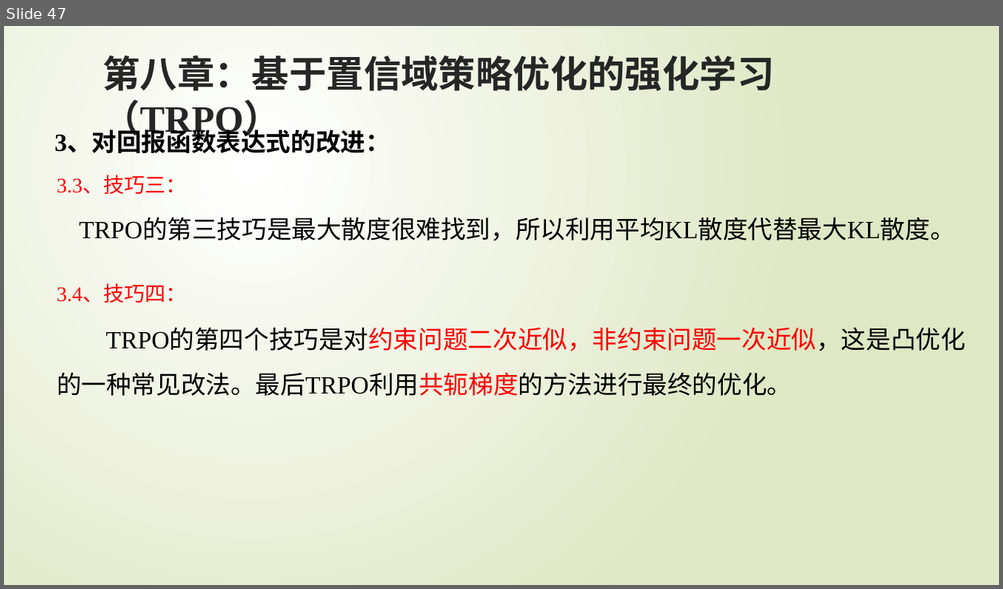
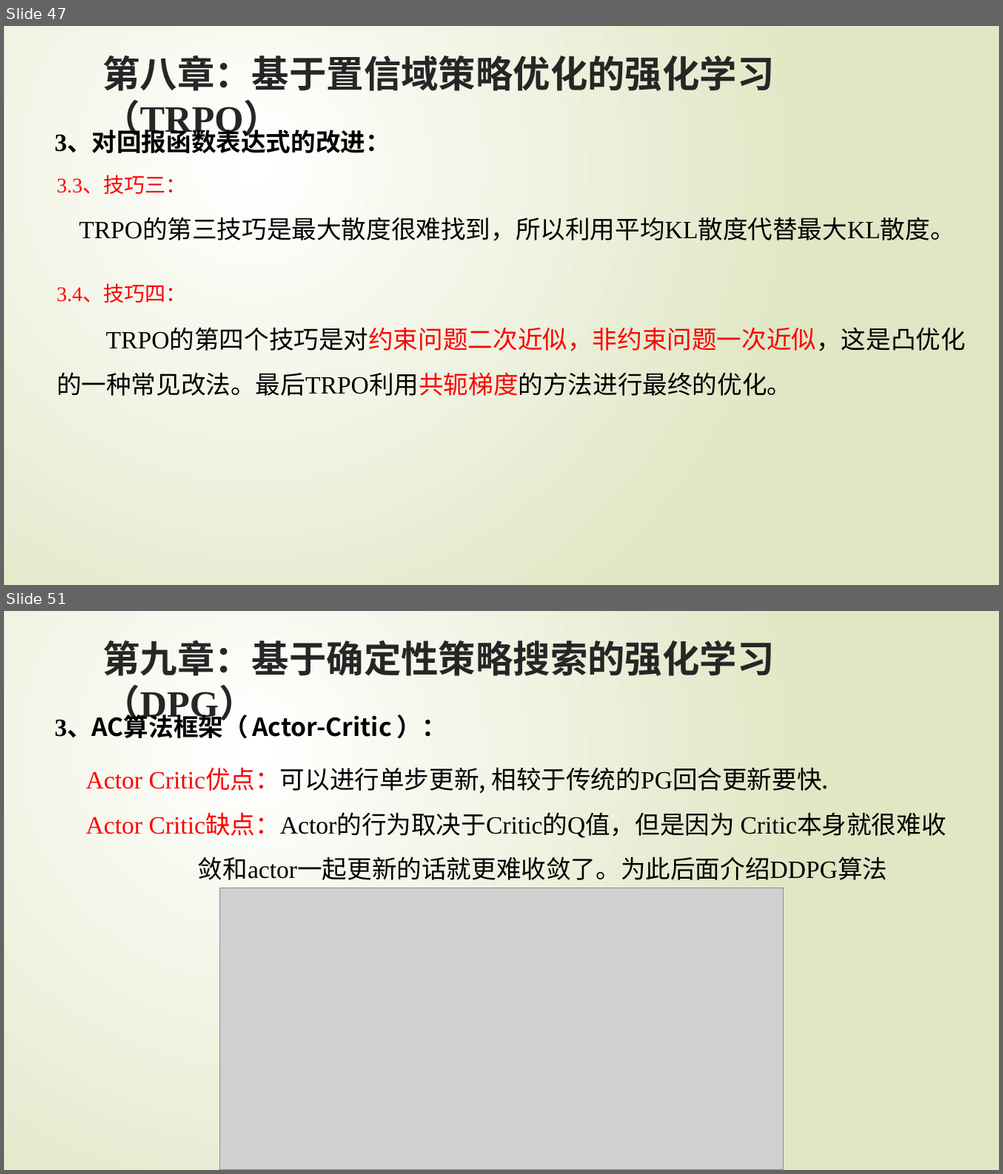
Before and after one commit to zgqzhangguoqi/RL-Flies, a slide deck: 强化学习PPT/强化学习原理入门(4~9章).pptx. Shown one above the other, each under a label of ours: slide 47 before the commit, slides 47 and 51 after it; the slides between them are not shown. The pictures are 1003x589 and 1003x1174 pixels, drawn with LibreOffice and Linux fonts; fonts in the diff are those of the drawing; grey boxes stand for pictures. Boxes give left, top, right and bottom in pixels: in the first picture for what was removed or moved away, otherwise in the second. Text is boxed around its words. In the diff, an @@ line names an element or a change of style, - is before the commit and + after.

```diff
--- a/强化学习PPT/强化学习原理入门(4~9章).pptx
+++ b/强化学习PPT/强化学习原理入门(4~9章).pptx
@@ slide 51 added at bbox=[4, 611, 999, 1170], background gradient #FFFFFF to #DFE8C4 @@
@@ text added at bbox=[102, 640, 774, 676], 36 pt, text #262626, bold @@
+第九章：基于确定性策略搜索的强化学习（DPG）
@@ text added at bbox=[54, 715, 391, 738], 24 pt, text #000000, bold @@
+3、AC算法框架（ Actor-Critic ）：
@@ text added at bbox=[86, 767, 946, 880], 24 pt, text #000000 @@
+Actor Critic优点：可以进行单步更新, 相较于传统的PG回合更新要快.
+Actor Critic缺点：Actor的行为取决于Critic的Q值，但是因为 Critic本身就很难收 敛和actor一起更新的话就更难收敛了。为此后面介绍DDPG算法
@@ picture added at bbox=[220, 889, 783, 1170] @@
```
Also in this commit, not shown: 7 slides changed, 3 other slides added, 1 slide removed.
